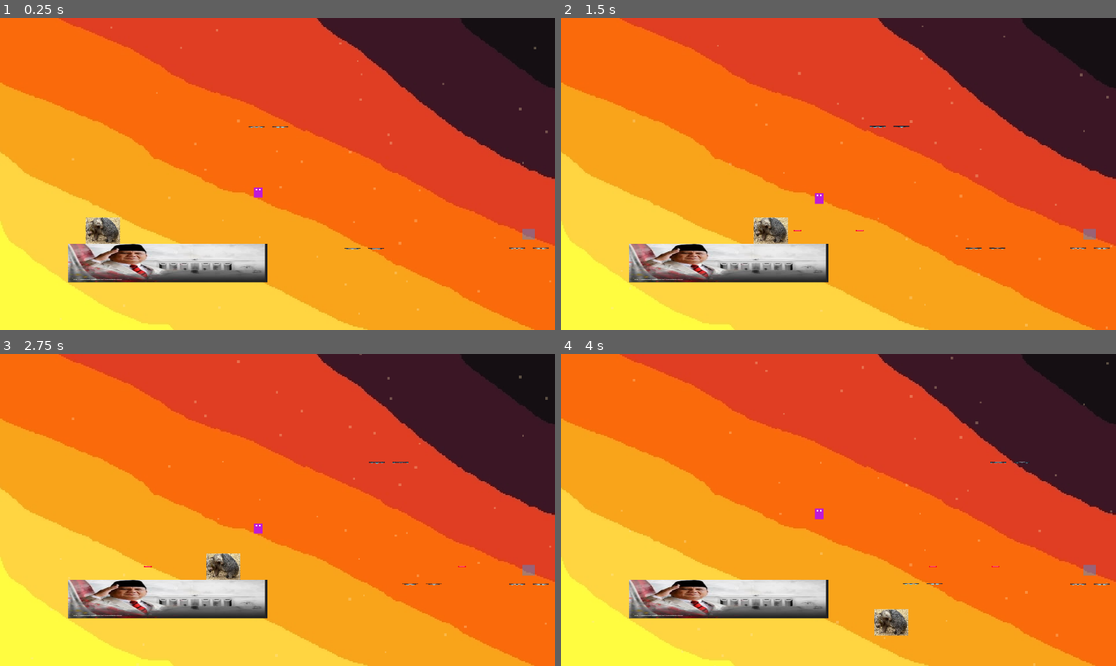
Above: before the commit, frames 1-4 (two rows, left to right).
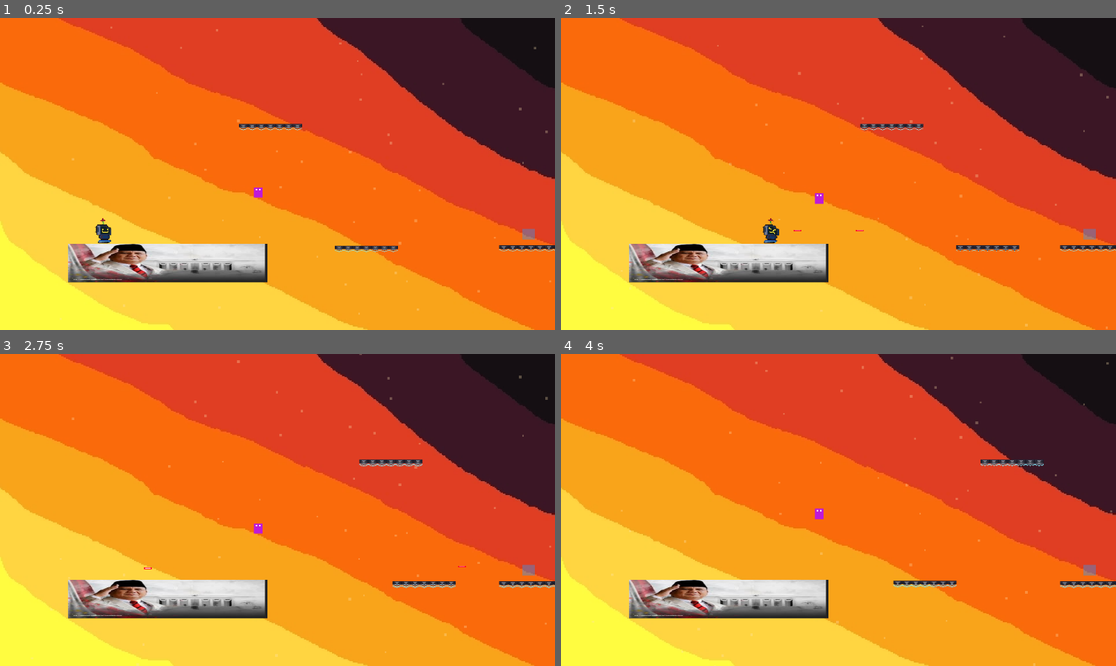
Above: after the commit, the same moments.

Repository: rafiathallah3/Reverse-Poppy
Game: Godot game, scene res://game_manager.tscn
The game is run twice, just before and just after one commit, with the same random seed, the same clock (stepped at 60 frames per second) and the same inputs.
Inputs:
- Up to frame 1 (0.25 s): no input
- Up to frame 2 (1.5 s): tap Enter at 0.5, 0.6 s; hold D (move_right) from 0.53 s (still down); tap Space (jump) at 0.77 s; tap Keypad Enter at 1.35 s
- Up to frame 3 (2.75 s): tap Space (jump) at 1.52 s; release D (move_right) at 2.03 s; hold A (move_left) from 2.03 s (still down); tap Enter at 2.1 s
- Up to frame 4 (4 s): release A (move_left) at 2.78 s; hold D (move_right) from 2.78 s (still down); tap Keypad Enter at 2.85 s; tap Space (jump) at 3.02, 3.77 s; tap Enter at 3.6 s

The runs differ from the first frame. In frame 1, 1.1% of the frame differs, in the area x 15-100%, y 33-76%; in frame 2, 1.1%; in frame 3, 1.2%, in the area x 25-100%, y 33-76%; in frame 4, 1.2%.

Commit message:
fix: Update offset gambar

Diff:
--- a/game_manager.tscn
+++ b/game_manager.tscn
@@ -3,19 +3,97 @@
 [ext_resource type="Script" uid="uid://dpp4s0i8dakrl" path="res://game_manager.gd" id="1_70yv6"]
 [ext_resource type="Script" uid="uid://bcokbjl4mu0lf" path="res://scripts/playerMovement_Testing.gd" id="2_d5upp"]
 [ext_resource type="Texture2D" uid="uid://cwwd5310gdmsq" path="res://assets/platform_float.png" id="2_o2178"]
-[ext_resource type="Texture2D" uid="uid://bajfnnf56ketc" path="res://assets/test_Sprite.png" id="3_vk86k"]
 [ext_resource type="Texture2D" uid="uid://brtbomj4dfr6t" path="res://assets/floorsAndSuch_Spriite.png" id="4_shwjl"]
 [ext_resource type="Script" uid="uid://b1xre1ii15t4r" path="res://scripts/moving_platform.gd" id="5_moving_platform"]
 [ext_resource type="Script" uid="uid://d23ngeoiixwtv" path="res://scripts/time_trigger.gd" id="6_time_trigger"]
 [ext_resource type="Script" uid="uid://r4qq3va5bahb" path="res://scripts/enemy.gd" id="7_enemy"]
 [ext_resource type="Texture2D" uid="uid://c7mkm3e1u35s7" path="res://Sunset Skybox.webp" id="8_skybox"]
 [ext_resource type="Shader" uid="uid://1d3pxypgmoxi" path="res://shaders/time_glitch.gdshader" id="9_shader"]
+[ext_resource type="Texture2D" uid="uid://cctv5j7ofr5q" path="res://assets/Poppyidle.png" id="10_poppy_idle"]
+[ext_resource type="Texture2D" uid="uid://ctcfr1j0b1w60" path="res://assets/Poppywalk.png" id="11_poppy_walk"]
+
+[sub_resource type="AtlasTexture" id="AtlasTexture_idle_1"]
+atlas = ExtResource("10_poppy_idle")
+region = Rect2(0, 0, 48, 48)
+
+[sub_resource type="AtlasTexture" id="AtlasTexture_idle_2"]
+atlas = ExtResource("10_poppy_idle")
+region = Rect2(48, 0, 48, 48)
+
+[sub_resource type="AtlasTexture" id="AtlasTexture_idle_3"]
+atlas = ExtResource("10_poppy_idle")
+region = Rect2(96, 0, 48, 48)
+
+[sub_resource type="AtlasTexture" id="AtlasTexture_walk_1"]
+atlas = ExtResource("11_poppy_walk")
+region = Rect2(0, 0, 48, 48)
+
+[sub_resource type="AtlasTexture" id="AtlasTexture_walk_2"]
+atlas = ExtResource("11_poppy_walk")
+region = Rect2(48, 0, 48, 48)
+
+[sub_resource type="AtlasTexture" id="AtlasTexture_walk_3"]
+atlas = ExtResource("11_poppy_walk")
+region = Rect2(96, 0, 48, 48)
+
+[sub_resource type="SpriteFrames" id="SpriteFrames_player"]
+animations = [{
+"frames": [{
+"duration": 1.0,
+"texture": SubResource("AtlasTexture_idle_1")
+}, {
+"duration": 1.0,
+"texture": SubResource("AtlasTexture_idle_2")
+}, {
+"duration": 1.0,
+"texture": SubResource("AtlasTexture_idle_3")
+}],
+"loop": true,
+"name": &"idle",
+"speed": 6.0
+}, {
+"frames": [{
+"duration": 1.0,
+"texture": SubResource("AtlasTexture_walk_1")
+}, {
+"duration": 1.0,
+"texture": SubResource("AtlasTexture_walk_2")
+}, {
+"duration": 1.0,
+"texture": SubResource("AtlasTexture_walk_3")
+}],
+"loop": true,
+"name": &"walk",
+"speed": 8.0
+}]
 
 [sub_resource type="RectangleShape2D" id="RectangleShape2D_eakoi"]
-size = Vector2(160, 133)
+size = Vector2(77.272675, 133)
 
 [sub_resource type="RectangleShape2D" id="RectangleShape2D_8jrwq"]
 size = Vector2(936, 225)
+
+[sub_resource type="AtlasTexture" id="AtlasTexture_platform_1"]
+atlas = ExtResource("2_o2178")
+region = Rect2(0, 0, 16, 15)
+
+[sub_resource type="AtlasTexture" id="AtlasTexture_platform_2"]
+atlas = ExtResource("2_o2178")
+region = Rect2(16, 0, 16, 15)
+
+[sub_resource type="SpriteFrames" id="SpriteFrames_platform"]
+animations = [{
+"frames": [{
+"duration": 1.0,
+"texture": SubResource("AtlasTexture_platform_1")
+}, {
+"duration": 1.0,
+"texture": SubResource("AtlasTexture_platform_2")
+}],
+"loop": true,
+"name": &"float",
+"speed": 6.0
+}]
 
 [sub_resource type="RectangleShape2D" id="RectangleShape2D_brown_platform"]
 size = Vector2(300, 40)
@@ -72,13 +150,15 @@
 script = ExtResource("2_d5upp")
 metadata/_edit_group_ = true
 
-[node name="Sprite2D" type="Sprite2D" parent="Player (Testing)" unique_id=94201368]
-position = Vector2(1.9999695, 0)
-scale = Vector2(0.24166544, 0.33381185)
-texture = ExtResource("3_vk86k")
+[node name="AnimatedSprite2D" type="AnimatedSprite2D" parent="Player (Testing)" unique_id=94201368]
+position = Vector2(2, 0)
+scale = Vector2(3.33, 3.33)
+sprite_frames = SubResource("SpriteFrames_player")
+animation = &"idle"
+autoplay = "idle"
 
 [node name="CollisionShape2D" type="CollisionShape2D" parent="Player (Testing)" unique_id=1591381885]
-position = Vector2(2, 10.5)
+position = Vector2(5.454529, 10.5)
 shape = SubResource("RectangleShape2D_eakoi")
 
 [node name="StaticBody2D" type="StaticBody2D" parent="." unique_id=899829669]
@@ -98,9 +178,53 @@
 [node name="BrownPlatform2" type="StaticBody2D" parent="." unique_id=852516101]
 position = Vector2(1586.3638, 108.3333)
 
-[node name="Sprite2D" type="Sprite2D" parent="BrownPlatform2" unique_id=284255547]
-scale = Vector2(4.6875, 0.625)
-texture = ExtResource("2_o2178")
+[node name="AnimatedSprite_1" type="AnimatedSprite2D" parent="BrownPlatform2" unique_id=1779292571]
+position = Vector2(-128, 0)
+scale = Vector2(2.6667, 2.6667)
+sprite_frames = SubResource("SpriteFrames_platform")
+animation = &"float"
+autoplay = "float"
+
+[node name="AnimatedSprite_2" type="AnimatedSprite2D" parent="BrownPlatform2" unique_id=691670800]
+position = Vector2(-85.33, 0)
+scale = Vector2(2.6667, 2.6667)
+sprite_frames = SubResource("SpriteFrames_platform")
+animation = &"float"
+autoplay = "float"
+
+[node name="AnimatedSprite_3" type="AnimatedSprite2D" parent="BrownPlatform2" unique_id=550833936]
+position = Vector2(-42.67, 0)
+scale = Vector2(2.6667, 2.6667)
+sprite_frames = SubResource("SpriteFrames_platform")
+animation = &"float"
+autoplay = "float"
+
+[node name="AnimatedSprite_4" type="AnimatedSprite2D" parent="BrownPlatform2" unique_id=1136398003]
+scale = Vector2(2.6667, 2.6667)
+sprite_frames = SubResource("SpriteFrames_platform")
+animation = &"float"
+autoplay = "float"
+
+[node name="AnimatedSprite_5" type="AnimatedSprite2D" parent="BrownPlatform2" unique_id=982831948]
+position = Vector2(42.67, 0)
+scale = Vector2(2.6667, 2.6667)
+sprite_frames = SubResource("SpriteFrames_platform")
+animation = &"float"
+autoplay = "float"
+
+[node name="AnimatedSprite_6" type="AnimatedSprite2D" parent="BrownPlatform2" unique_id=51574263]
+position = Vector2(85.33, 0)
+scale = Vector2(2.6667, 2.6667)
+sprite_frames = SubResource("SpriteFrames_platform")
+animation = &"float"
+autoplay = "float"
+
+[node name="AnimatedSprite_7" type="AnimatedSprite2D" parent="BrownPlatform2" unique_id=433804991]
+position = Vector2(128, 0)
+scale = Vector2(2.6667, 2.6667)
+sprite_frames = SubResource("SpriteFrames_platform")
+animation = &"float"
+autoplay = "float"
 
 [node name="CollisionShape2D" type="CollisionShape2D" parent="BrownPlatform2" unique_id=1903300646]
 shape = SubResource("RectangleShape2D_brown_platform")
@@ -119,9 +243,53 @@
 point_a = NodePath("../PointA")
 point_b = NodePath("../PointB")
 
-[node name="Sprite2D" type="Sprite2D" parent="MovingPlatformSystem/MovingPlatform" unique_id=697464067]
-scale = Vector2(4.6875, 0.625)
-texture = ExtResource("2_o2178")
+[node name="AnimatedSprite_1" type="AnimatedSprite2D" parent="MovingPlatformSystem/MovingPlatform" unique_id=1041199654]
+position = Vector2(-128, 0)
+scale = Vector2(2.6667, 2.6667)
+sprite_frames = SubResource("SpriteFrames_platform")
+animation = &"float"
+autoplay = "float"
+
+[node name="AnimatedSprite_2" type="AnimatedSprite2D" parent="MovingPlatformSystem/MovingPlatform" unique_id=1061153303]
+position = Vector2(-85.33, 0)
+scale = Vector2(2.6667, 2.6667)
+sprite_frames = SubResource("SpriteFrames_platform")
+animation = &"float"
+autoplay = "float"
+
+[node name="AnimatedSprite_3" type="AnimatedSprite2D" parent="MovingPlatformSystem/MovingPlatform" unique_id=425110230]
+position = Vector2(-42.67, 0)
+scale = Vector2(2.6667, 2.6667)
+sprite_frames = SubResource("SpriteFrames_platform")
+animation = &"float"
+autoplay = "float"
+
+[node name="AnimatedSprite_4" type="AnimatedSprite2D" parent="MovingPlatformSystem/MovingPlatform" unique_id=1750414678]
+scale = Vector2(2.6667, 2.6667)
+sprite_frames = SubResource("SpriteFrames_platform")
+animation = &"float"
+autoplay = "float"
+
+[node name="AnimatedSprite_5" type="AnimatedSprite2D" parent="MovingPlatformSystem/MovingPlatform" unique_id=666150506]
+position = Vector2(42.67, 0)
+scale = Vector2(2.6667, 2.6667)
+sprite_frames = SubResource("SpriteFrames_platform")
+animation = &"float"
+autoplay = "float"
+
+[node name="AnimatedSprite_6" type="AnimatedSprite2D" parent="MovingPlatformSystem/MovingPlatform" unique_id=1921224359]
+position = Vector2(85.33, 0)
+scale = Vector2(2.6667, 2.6667)
+sprite_frames = SubResource("SpriteFrames_platform")
+animation = &"float"
+autoplay = "float"
+
+[node name="AnimatedSprite_7" type="AnimatedSprite2D" parent="MovingPlatformSystem/MovingPlatform" unique_id=680536270]
+position = Vector2(128, 0)
+scale = Vector2(2.6667, 2.6667)
+sprite_frames = SubResource("SpriteFrames_platform")
+animation = &"float"
+autoplay = "float"
 
 [node name="CollisionShape2D" type="CollisionShape2D" parent="MovingPlatformSystem/MovingPlatform" unique_id=2144006657]
 shape = SubResource("RectangleShape2D_brown_platform")
@@ -140,9 +308,53 @@
 point_a = NodePath("../PointA")
 point_b = NodePath("../PointB")
 
-[node name="Sprite2D" type="Sprite2D" parent="MovingPlatformSystem2/MovingPlatform" unique_id=47744719]
-scale = Vector2(4.6875, 0.625)
-texture = ExtResource("2_o2178")
+[node name="AnimatedSprite_1" type="AnimatedSprite2D" parent="MovingPlatformSystem2/MovingPlatform" unique_id=1133037943]
+position = Vector2(-128, 0)
+scale = Vector2(2.6667, 2.6667)
+sprite_frames = SubResource("SpriteFrames_platform")
+animation = &"float"
+autoplay = "float"
+
+[node name="AnimatedSprite_2" type="AnimatedSprite2D" parent="MovingPlatformSystem2/MovingPlatform" unique_id=198433199]
+position = Vector2(-85.33, 0)
+scale = Vector2(2.6667, 2.6667)
+sprite_frames = SubResource("SpriteFrames_platform")
+animation = &"float"
+autoplay = "float"
+
+[node name="AnimatedSprite_3" type="AnimatedSprite2D" parent="MovingPlatformSystem2/MovingPlatform" unique_id=1483507234]
+position = Vector2(-42.67, 0)
+scale = Vector2(2.6667, 2.6667)
+sprite_frames = SubResource("SpriteFrames_platform")
+animation = &"float"
+autoplay = "float"
+
+[node name="AnimatedSprite_4" type="AnimatedSprite2D" parent="MovingPlatformSystem2/MovingPlatform" unique_id=882853168]
+scale = Vector2(2.6667, 2.6667)
+sprite_frames = SubResource("SpriteFrames_platform")
+animation = &"float"
+autoplay = "float"
+
+[node name="AnimatedSprite_5" type="AnimatedSprite2D" parent="MovingPlatformSystem2/MovingPlatform" unique_id=1843406488]
+position = Vector2(42.67, 0)
+scale = Vector2(2.6667, 2.6667)
+sprite_frames = SubResource("SpriteFrames_platform")
+animation = &"float"
+autoplay = "float"
+
+[node name="AnimatedSprite_6" type="AnimatedSprite2D" parent="MovingPlatformSystem2/MovingPlatform" unique_id=1401969383]
+position = Vector2(85.33, 0)
+scale = Vector2(2.6667, 2.6667)
+sprite_frames = SubResource("SpriteFrames_platform")
+animation = &"float"
+autoplay = "float"
+
+[node name="AnimatedSprite_7" type="AnimatedSprite2D" parent="MovingPlatformSystem2/MovingPlatform" unique_id=1097818842]
+position = Vector2(128, 0)
+scale = Vector2(2.6667, 2.6667)
+sprite_frames = SubResource("SpriteFrames_platform")
+animation = &"float"
+autoplay = "float"
 
 [node name="CollisionShape2D" type="CollisionShape2D" parent="MovingPlatformSystem2/MovingPlatform" unique_id=934626419]
 shape = SubResource("RectangleShape2D_brown_platform")
--- a/scene/level1.tscn
+++ b/scene/level1.tscn
@@ -1,14 +1,96 @@
-[gd_scene load_steps=6 format=3 uid="uid://ccij7klgautp5"]
+[gd_scene load_steps=8 format=3 uid="uid://ccij7klgautp5"]
 
 [ext_resource type="Script" uid="uid://bcokbjl4mu0lf" path="res://scripts/playerMovement_Testing.gd" id="1_player_script"]
 [ext_resource type="Texture2D" uid="uid://c7mkm3e1u35s7" path="res://Sunset Skybox.webp" id="2_skybox"]
 [ext_resource type="Texture2D" uid="uid://cwwd5310gdmsq" path="res://assets/platform_float.png" id="3_platform_float"]
+[ext_resource type="Texture2D" uid="uid://cctv5j7ofr5q" path="res://assets/Poppyidle.png" id="4_poppy_idle"]
+[ext_resource type="Texture2D" uid="uid://ctcfr1j0b1w60" path="res://assets/Poppywalk.png" id="5_poppy_walk"]
+
 
 [sub_resource type="RectangleShape2D" id="RectangleShape2D_platform"]
 size = Vector2(800, 60)
 
 [sub_resource type="RectangleShape2D" id="RectangleShape2D_player"]
 size = Vector2(40, 40)
+
+[sub_resource type="AtlasTexture" id="AtlasTexture_idle_1"]
+atlas = ExtResource("4_poppy_idle")
+region = Rect2(0, 0, 48, 48)
+
+[sub_resource type="AtlasTexture" id="AtlasTexture_idle_2"]
+atlas = ExtResource("4_poppy_idle")
+region = Rect2(48, 0, 48, 48)
+
+[sub_resource type="AtlasTexture" id="AtlasTexture_idle_3"]
+atlas = ExtResource("4_poppy_idle")
+region = Rect2(96, 0, 48, 48)
+
+[sub_resource type="AtlasTexture" id="AtlasTexture_walk_1"]
+atlas = ExtResource("5_poppy_walk")
+region = Rect2(0, 0, 48, 48)
+
+[sub_resource type="AtlasTexture" id="AtlasTexture_walk_2"]
+atlas = ExtResource("5_poppy_walk")
+region = Rect2(48, 0, 48, 48)
+
+[sub_resource type="AtlasTexture" id="AtlasTexture_walk_3"]
+atlas = ExtResource("5_poppy_walk")
+region = Rect2(96, 0, 48, 48)
+
+[sub_resource type="SpriteFrames" id="SpriteFrames_player"]
+animations = [{
+"frames": [{
+"duration": 1.0,
+"texture": SubResource("AtlasTexture_idle_1")
+}, {
+"duration": 1.0,
+"texture": SubResource("AtlasTexture_idle_2")
+}, {
+"duration": 1.0,
+"texture": SubResource("AtlasTexture_idle_3")
+}],
+"loop": true,
+"name": &"idle",
+"speed": 6.0
+}, {
+"frames": [{
+"duration": 1.0,
+"texture": SubResource("AtlasTexture_walk_1")
+}, {
+"duration": 1.0,
+"texture": SubResource("AtlasTexture_walk_2")
+}, {
+"duration": 1.0,
+"texture": SubResource("AtlasTexture_walk_3")
+}],
+"loop": true,
+"name": &"walk",
+"speed": 8.0
+}]
+
+
+[sub_resource type="AtlasTexture" id="AtlasTexture_platform_1"]
+atlas = ExtResource("3_platform_float")
+region = Rect2(0, 0, 16, 15)
+
+[sub_resource type="AtlasTexture" id="AtlasTexture_platform_2"]
+atlas = ExtResource("3_platform_float")
+region = Rect2(16, 0, 16, 15)
+
+
+[sub_resource type="SpriteFrames" id="SpriteFrames_platform"]
+animations = [{
+"frames": [{
+"duration": 1.0,
+"texture": SubResource("AtlasTexture_platform_1")
+}, {
+"duration": 1.0,
+"texture": SubResource("AtlasTexture_platform_2")
+}],
+"loop": true,
+"name": &"float",
+"speed": 6.0
+}]
 
 [node name="Level1" type="Node2D"]
 
@@ -23,9 +105,97 @@
 [node name="BrownBlackBlock" type="StaticBody2D" parent="."]
 position = Vector2(576, 500)
 
-[node name="Sprite2D" type="Sprite2D" parent="BrownBlackBlock"]
-scale = Vector2(12.5, 0.9375)
-texture = ExtResource("3_platform_float")
+[node name="AnimatedSprite_1" type="AnimatedSprite2D" parent="BrownBlackBlock"]
+position = Vector2(-384, 0)
+scale = Vector2(4, 4)
+sprite_frames = SubResource("SpriteFrames_platform")
+animation = &"float"
+autoplay = "float"
+
+[node name="AnimatedSprite_2" type="AnimatedSprite2D" parent="BrownBlackBlock"]
+position = Vector2(-320, 0)
+scale = Vector2(4, 4)
+sprite_frames = SubResource("SpriteFrames_platform")
+animation = &"float"
+autoplay = "float"
+
+[node name="AnimatedSprite_3" type="AnimatedSprite2D" parent="BrownBlackBlock"]
+position = Vector2(-256, 0)
+scale = Vector2(4, 4)
+sprite_frames = SubResource("SpriteFrames_platform")
+animation = &"float"
+autoplay = "float"
+
+[node name="AnimatedSprite_4" type="AnimatedSprite2D" parent="BrownBlackBlock"]
+position = Vector2(-192, 0)
+scale = Vector2(4, 4)
+sprite_frames = SubResource("SpriteFrames_platform")
+animation = &"float"
+autoplay = "float"
+
+[node name="AnimatedSprite_5" type="AnimatedSprite2D" parent="BrownBlackBlock"]
+position = Vector2(-128, 0)
+scale = Vector2(4, 4)
+sprite_frames = SubResource("SpriteFrames_platform")
+animation = &"float"
+autoplay = "float"
+
+[node name="AnimatedSprite_6" type="AnimatedSprite2D" parent="BrownBlackBlock"]
+position = Vector2(-64, 0)
+scale = Vector2(4, 4)
+sprite_frames = SubResource("SpriteFrames_platform")
+animation = &"float"
+autoplay = "float"
+
+[node name="AnimatedSprite_7" type="AnimatedSprite2D" parent="BrownBlackBlock"]
+position = Vector2(0, 0)
+scale = Vector2(4, 4)
+sprite_frames = SubResource("SpriteFrames_platform")
+animation = &"float"
+autoplay = "float"
+
+[node name="AnimatedSprite_8" type="AnimatedSprite2D" parent="BrownBlackBlock"]
+position = Vector2(64, 0)
+scale = Vector2(4, 4)
+sprite_frames = SubResource("SpriteFrames_platform")
+animation = &"float"
+autoplay = "float"
+
+[node name="AnimatedSprite_9" type="AnimatedSprite2D" parent="BrownBlackBlock"]
+position = Vector2(128, 0)
+scale = Vector2(4, 4)
+sprite_frames = SubResource("SpriteFrames_platform")
+animation = &"float"
+autoplay = "float"
+
+[node name="AnimatedSprite_10" type="AnimatedSprite2D" parent="BrownBlackBlock"]
+position = Vector2(192, 0)
+scale = Vector2(4, 4)
+sprite_frames = SubResource("SpriteFrames_platform")
+animation = &"float"
+autoplay = "float"
+
+[node name="AnimatedSprite_11" type="AnimatedSprite2D" parent="BrownBlackBlock"]
+position = Vector2(256, 0)
+scale = Vector2(4, 4)
+sprite_frames = SubResource("SpriteFrames_platform")
+animation = &"float"
+autoplay = "float"
+
+[node name="AnimatedSprite_12" type="AnimatedSprite2D" parent="BrownBlackBlock"]
+position = Vector2(320, 0)
+scale = Vector2(4, 4)
+sprite_frames = SubResource("SpriteFrames_platform")
+animation = &"float"
+autoplay = "float"
+
+[node name="AnimatedSprite_13" type="AnimatedSprite2D" parent="BrownBlackBlock"]
+position = Vector2(384, 0)
+scale = Vector2(4, 4)
+sprite_frames = SubResource("SpriteFrames_platform")
+animation = &"float"
+autoplay = "float"
+
 
 [node name="CollisionShape2D" type="CollisionShape2D" parent="BrownBlackBlock"]
 shape = SubResource("RectangleShape2D_platform")
@@ -34,26 +204,11 @@
 position = Vector2(576, 350)
 script = ExtResource("1_player_script")
 
-[node name="ColorRect" type="ColorRect" parent="Player"]
-offset_left = -20.0
-offset_top = -20.0
-offset_right = 20.0
-offset_bottom = 20.0
-color = Color(0.12, 0.08, 0.05, 1.0)
-
-[node name="EyeLeft" type="ColorRect" parent="Player"]
-offset_left = -10.0
-offset_top = -7.0
-offset_right = -4.0
-offset_bottom = -1.0
-color = Color(0.95, 0.95, 0.9, 1.0)
-
-[node name="EyeRight" type="ColorRect" parent="Player"]
-offset_left = 4.0
-offset_top = -7.0
-offset_right = 10.0
-offset_bottom = -1.0
-color = Color(0.95, 0.95, 0.9, 1.0)
+[node name="AnimatedSprite2D" type="AnimatedSprite2D" parent="Player"]
+scale = Vector2(0.9, 0.9)
+sprite_frames = SubResource("SpriteFrames_player")
+animation = &"idle"
+autoplay = "idle"
 
 [node name="CollisionShape2D" type="CollisionShape2D" parent="Player"]
 shape = SubResource("RectangleShape2D_player")
--- a/scripts/playerMovement_Testing.gd
+++ b/scripts/playerMovement_Testing.gd
@@ -11,6 +11,9 @@
 @export var JUMP_BUFFER_DURATION = 0.1
 
 var base_gravity = ProjectSettings.get_setting("physics/2d/default_gravity")
+
+@onready var animated_sprite: AnimatedSprite2D = $AnimatedSprite2D
+
 
 var coyote_timer = 0.0
 var jump_buffer_timer = 0.0
@@ -63,6 +66,14 @@
 	else:
 		velocity.x = move_toward(velocity.x, 0, FRICTION * delta)
 
+	# Update character animations and orientation
+	if animated_sprite:
+		if direction != 0:
+			animated_sprite.flip_h = direction < 0
+			animated_sprite.play("walk")
+		else:
+			animated_sprite.play("idle")
+
 	move_and_slide()
 
 func set_paused(paused: bool) -> void:
Binary file changed: assets/Poppyidle.png
Binary file changed: assets/Poppywalk.png
Binary file changed: assets/platform_float.png
